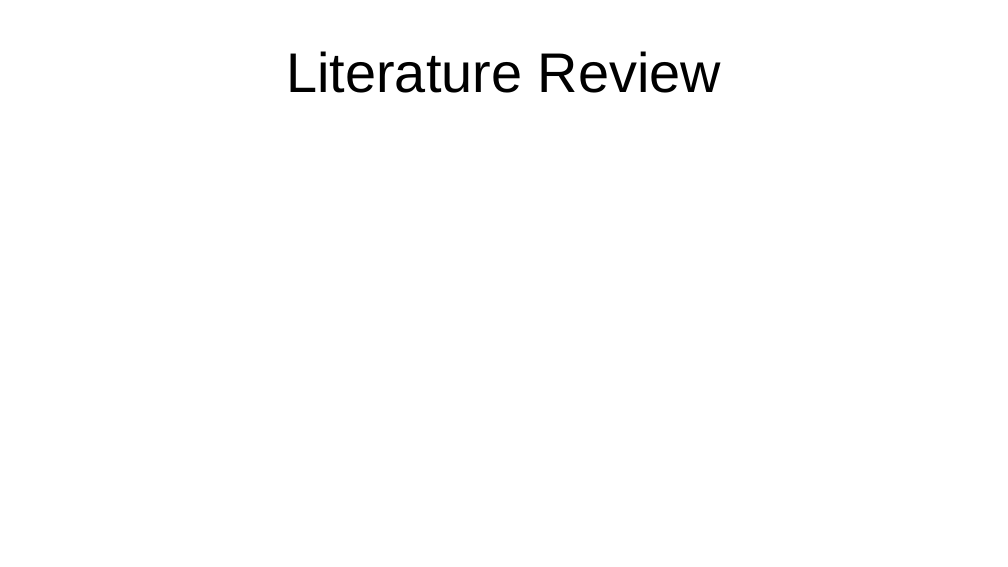
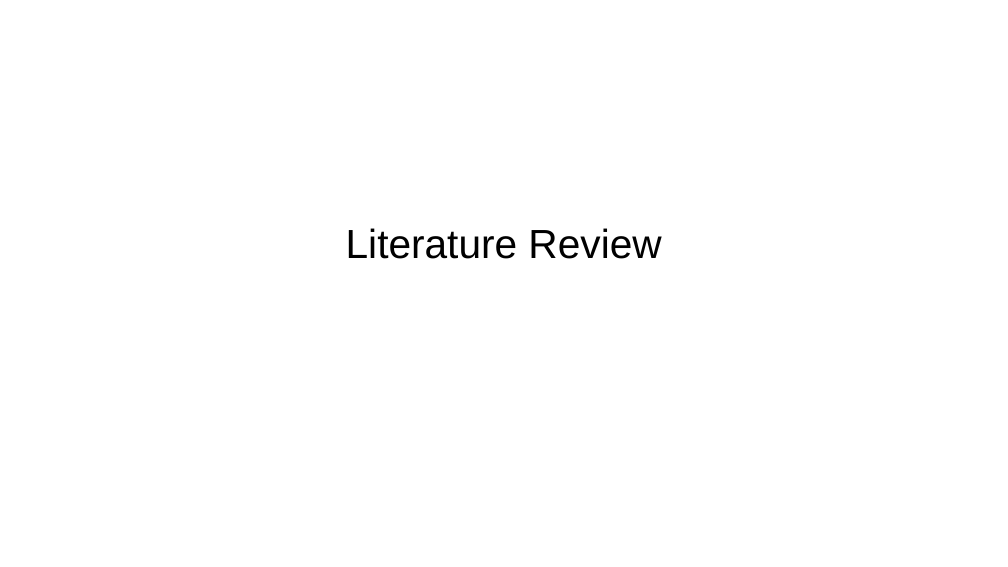
Before and after one commit to vicky-playground/EHR-GDP, a slide deck: slide 5 of does_gdp_impact_health_information_technology_investment.odp. Drawn at 1008x567 pixels with LibreOffice and Linux fonts; fonts in the diff are those of the drawing. Boxes give left, top, right and bottom in pixels: in the first picture for what was removed or moved away, otherwise in the second. Text is boxed around its words. In the diff, an @@ line names an element or a change of style, - is before the commit and + after.

```diff
--- a/does_gdp_impact_health_information_technology_investment.odp
+++ b/does_gdp_impact_health_information_technology_investment.odp
@@ subtitle "Literature Review" at (346, 228, 661, 259): size 44 to 32 pt @@
```
Also in this commit, not shown: 2 other slides changed, 5 slides added, 1 slide removed, 3 other files.
